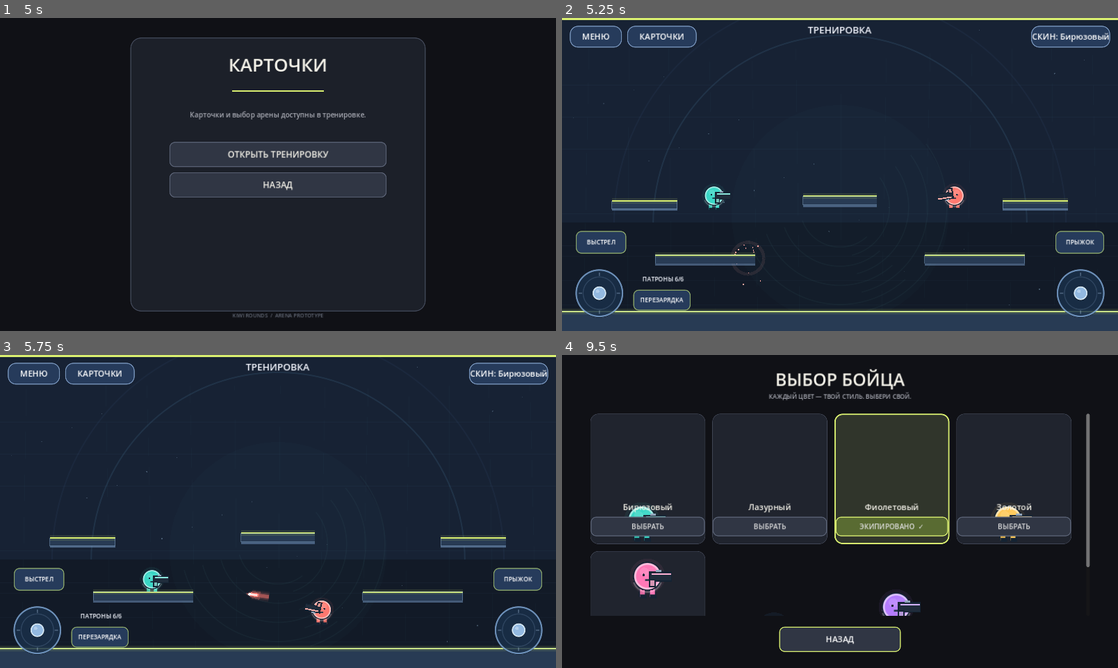
Above: before the commit, frames 1-4 (two rows, left to right).
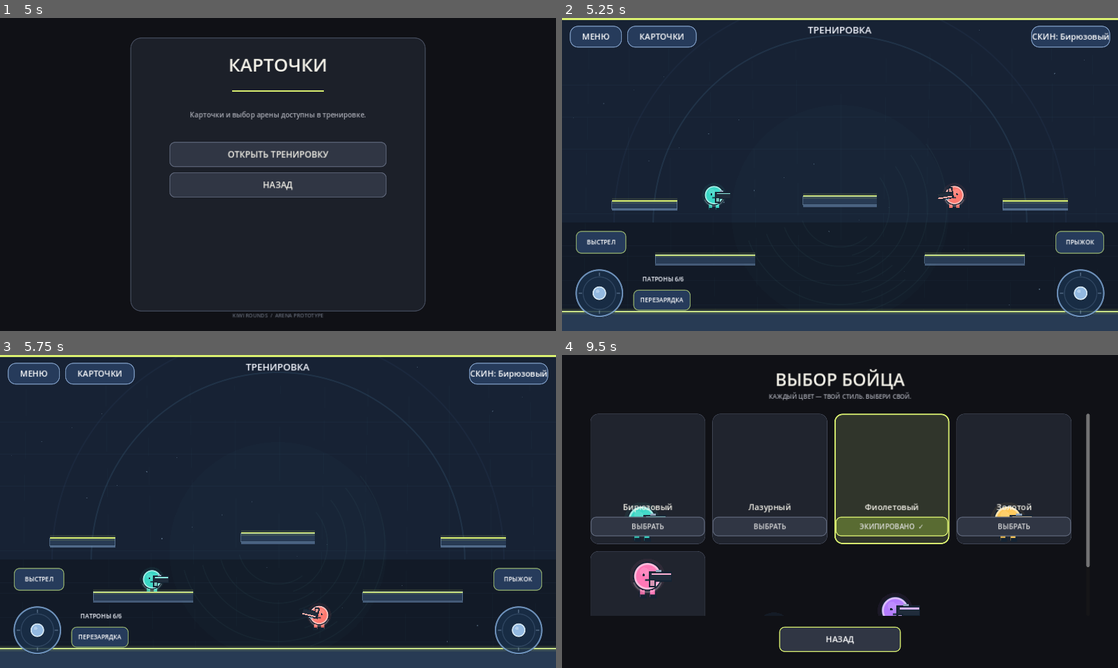
Above: after the commit, the same moments.

Repository: loslam-del/Kiwi-rounds
Game: Godot game, scene res://scenes/main.tscn
Two runs of this game, one before a commit and one after it. Both use one fixed random seed, a clock stepped at 60 frames per second and the inputs below.
Inputs:
- Up to frame 1 (5 s): click "ИГРАТЬ" at 0.5 s; click "ОНЛАЙН — ПОЗЖЕ" at 1.25 s; click "НАЗАД" at 2 s; click "ПРОТИВ БОТОВ" at 2.75 s; click "ЛЁГКАЯ" at 3.5 s; click "КАРТОЧКИ" at 4.25 s
- Up to frame 2 (5.25 s): click "ОТКРЫТЬ ТРЕНИРОВКУ" at 5 s
- Up to frame 3 (5.75 s): no input
- Up to frame 4 (9.5 s): click "СКИН: Бирюзовый" at 5.75 s; click "ЭКИПИРОВАНО ✓" at 6.5 s; click "ВЫБРАТЬ" at 7.25 s; click "ВЫБРАТЬ" at 8 s; click "ВЫБРАТЬ" at 8.75 s

Frame 1 is identical in both runs. In frame 2, 0.1% of the frame differs, in the area x 25-73%, y 53-86%; in frame 3, 0.3%, in the area x 28-60%, y 74-88%; in frame 4, 0.2%.

Commit message:
Pause active match while showing unavailable card menu

Diff:
--- a/scripts/main.gd
+++ b/scripts/main.gd
@@ -1065,6 +1065,9 @@
 
 func _open_training_cards() -> void:
     if game_mode != "training":
+        phase = "paused"
+        player.set_physics_process(false)
+        rival.set_physics_process(false)
         _show_panel("КАРТОЧКИ",[
             ["ОТКРЫТЬ ТРЕНИРОВКУ",Callable(self,"_start_training")],
             ["НАЗАД",Callable(self,"_resume_game")]
